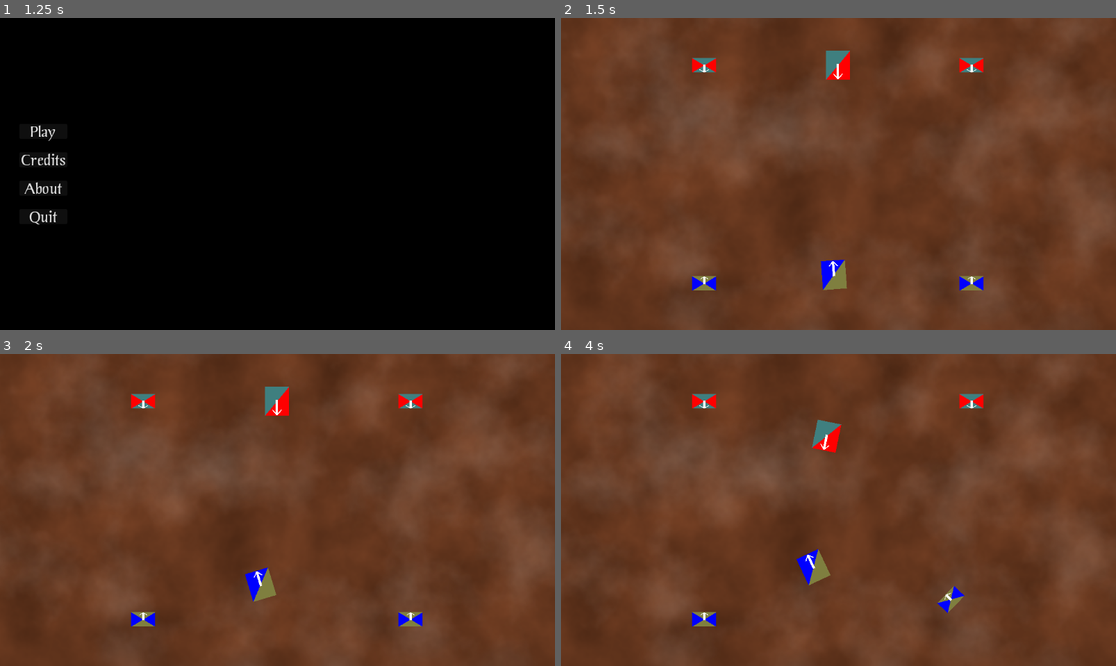
Above: before the commit, frames 1-4 (two rows, left to right).
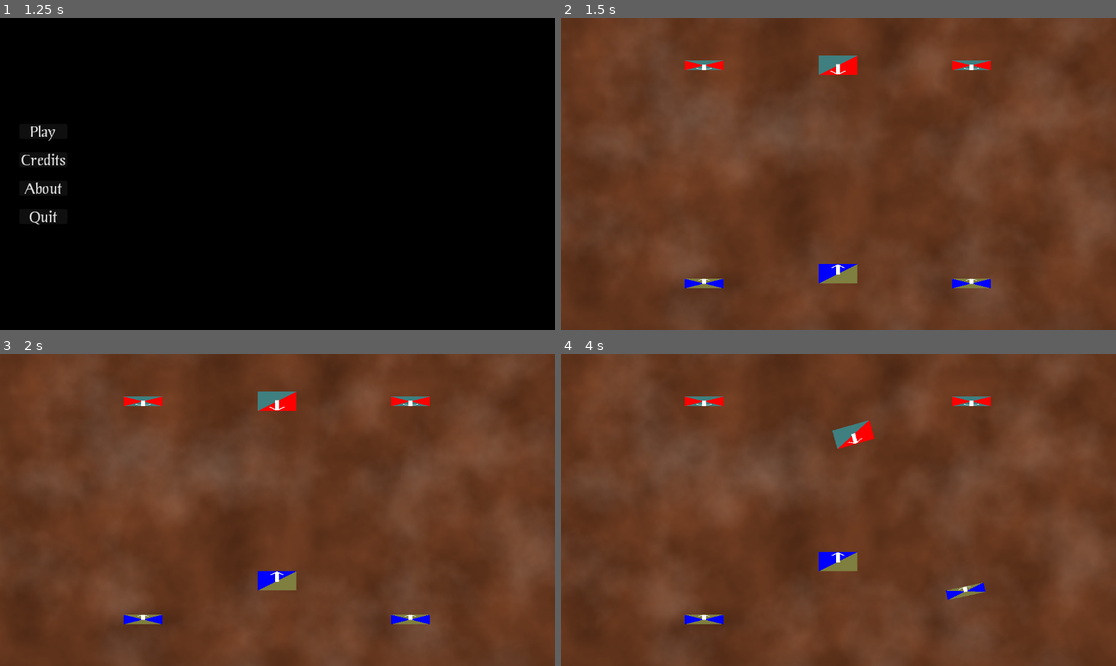
Above: after the commit, the same moments.

Repository: Habidakus/fantasy-battle
Game: Godot game, scene res://Scenes/TopLevelStateMachine.tscn
Two runs of this game, one before a commit and one after it. Both use one fixed random seed, a clock stepped at 60 frames per second and the inputs below.
Inputs (mouse positions are in pixels of both pictures, inside the frame that each line leads up to):
- Up to frame 1 (1.25 s): tap Enter at 0.5 s; move the mouse to (399, 158) at 0.52 s; click (399, 158) at 0.67 s
- Up to frame 2 (1.5 s): click "Play" at 1.25 s
- Up to frame 3 (2 s): no input
- Up to frame 4 (4 s): move the mouse to (727, 525) at 2.02 s; click (727, 525) at 2.17 s; move the mouse to (894, 441) at 2.77 s; click (894, 441) at 2.92 s; move the mouse to (810, 572) at 3.52 s; click (810, 572) at 3.67 s

Frame 1 is identical in both runs. In frame 2, 1.7% of the frame differs, in the area x 22-78%, y 10-88%; in frame 3, 1.9%; in frame 4, 2.6%, in the area x 22-78%, y 12-88%.

Commit message:
Fixed orientation of squads in memeory so that the AI is working with correct data

Diff:
--- a/Scripts/AIArmyController.gd
+++ b/Scripts/AIArmyController.gd
@@ -11,7 +11,7 @@
 
 func RequestOrders(squad : Squad) -> void:
     var game_state : GameState = _turn_engine.GenerateGameState(squad)
-    var action : ArmyControllerAction = _negamax_engine.get_best_action(game_state, 5)
+    var action : ArmyControllerAction = _negamax_engine.get_best_action(game_state, 7)
     if action != null:
         _turn_engine.SubmitAction(action)
 
--- a/Scripts/BoardState.gd
+++ b/Scripts/BoardState.gd
@@ -112,7 +112,7 @@
     var dist_to_target : float = vec_to_target.length()
     var thrust : float = squad.GetMoveDistance() if dist_to_target > squad.GetMoveDistance() else dist_to_target
     var move_vec : Vector2 = thrust * forward_dir
-    var distance_to_our_front : float = squad.GetDim().y / 2.0
+    var distance_to_our_front : float = squad.GetDepthAndWidth().y / 2.0
     var projection_vec : Vector2 = distance_to_our_front * forward_dir
 
     var facing_edge : Array[Vector2] = target.GetFacingEdge(squad.position)
--- a/Scripts/Squad.gd
+++ b/Scripts/Squad.gd
@@ -74,8 +74,8 @@
     return _units_healthy + _units_wounded <= 0
 
 func GetWoundLocation(rnd : RandomNumberGenerator) -> Vector2:
-    var dim : Vector2 = GetDim()
-    var loc : Vector2 = Vector2(rnd.randf() * dim.x, rnd.randf() * dim.y) - (dim / 2.0)
+    var depthAndWidth : Vector2 = GetDepthAndWidth()
+    var loc : Vector2 = Vector2(rnd.randf() * depthAndWidth.y, rnd.randf() * depthAndWidth.x) - (Vector2(depthAndWidth.y, depthAndWidth.x) / 2.0)
     return position + loc.rotated(rotation)
 
 func MakeFlushAgainst(edge : Array[Vector2], pointOnLine : Vector2) -> void:
@@ -90,13 +90,13 @@
     if dot < 0:
         facingDir = Vector2.ZERO - facingDir
 
-    var distance_to_our_front : float = GetDim().y / 2.0
+    var distance_to_our_front : float = GetDepthAndWidth().y / 2.0
     rotation = facingDir.angle()
     position = pointOnLine - (distance_to_our_front * facingDir )
 
 func GetInterestingPointsNearMe(distance : float) -> Array[Vector2]:
-    var dims : Vector2 = GetDim() / 2.0
-    var points : Array[Vector2] = [ dims, Vector2(-dims.x, dims.y), Vector2(-dims.x, -dims.y), Vector2(dims.x, -dims.y) ]
+    var dims : Vector2 = GetDepthAndWidth() / 2.0
+    var points : Array[Vector2] = [ Vector2(dims.y, dims.x), Vector2(-dims.y, dims.x), Vector2(-dims.y, -dims.x), Vector2(dims.y, -dims.x) ]
     for i in range(points.size()):
         points[i] = position + points[i].rotated(rotation)
     var ret_val : Array[Vector2]
@@ -106,24 +106,41 @@
         ret_val.append(dir * distance + mid_edge)
     return ret_val
 
+func GetOutline() -> Array:
+    var dims : Vector2 = GetDepthAndWidth() / 2.0
+    var points : Array[Vector2]
+    for point : Vector2 in [Vector2(dims.y, dims.x), Vector2(-dims.y, dims.x), Vector2(-dims.y, -dims.x), Vector2(dims.y, -dims.x)]:
+        points.append(position + point.rotated(rotation))
+    var ret_val : Array
+    ret_val.append([points[0], points[1], Color.BLUE]) # Flank
+    ret_val.append([points[1], points[2], Color.BLACK]) # Back
+    ret_val.append([points[2], points[3], Color.BLUE]) # Flank
+    ret_val.append([points[3], points[0], Color.GREEN]) # Front
+    return ret_val
+
 func GetPresentingFlank(attack_loc : Vector2) -> FlankType:
-    var dims : Vector2 = GetDim() / 2.0
-    var points : Array[Vector2] = [ dims, Vector2(-dims.x, dims.y), Vector2(-dims.x, -dims.y), Vector2(dims.x, -dims.y) ]
+    assert(attack_loc != position)
+    # Back up in case attack_loc is actually inside our squad
+    attack_loc = attack_loc + (attack_loc - position).normalized() * 100.0
+    var dims : Vector2 = GetDepthAndWidth() / 2.0
+    var points : Array[Vector2] = [Vector2(dims.y, dims.x), Vector2(-dims.y, dims.x), Vector2(-dims.y, -dims.x), Vector2(dims.y, -dims.x)]
     for i in range(points.size()):
         points[i] = position + points[i].rotated(rotation)
-        if i > 0:
-            var hit_point = Geometry2D.segment_intersects_segment(position, attack_loc, points[i], points[(i + 3) % 4])
-            if hit_point != null:
-                match i:
-                    1: return FlankType.Side
-                    2: return FlankType.Back
-                    3: return FlankType.Side
+    for i in range(points.size()):
+        var hit_point = Geometry2D.segment_intersects_segment(position, attack_loc, points[i], points[(i + 3) % 4])
+        if hit_point != null:
+            match i:
+                0: return FlankType.Front
+                1: return FlankType.Side
+                2: return FlankType.Back
+                3: return FlankType.Side
+    assert(not Geometry2D.is_point_in_polygon(attack_loc, points))
     assert(null != Geometry2D.segment_intersects_segment(position, attack_loc, points[0], points[3]))
     return FlankType.Front
 
 func GetFacingEdge(loc : Vector2) -> Array[Vector2]:
-    var dims : Vector2 = GetDim() / 2.0
-    var points : Array[Vector2] = [ dims, Vector2(-dims.x, dims.y), Vector2(-dims.x, -dims.y), Vector2(dims.x, -dims.y) ]
+    var dims : Vector2 = GetDepthAndWidth() / 2.0
+    var points : Array[Vector2] = [Vector2(dims.y, dims.x), Vector2(-dims.y, dims.x), Vector2(-dims.y, -dims.x), Vector2(dims.y, -dims.x)]
     for i in range(points.size()):
         points[i] = position + points[i].rotated(rotation)
     for i in range(points.size()):
@@ -141,7 +158,7 @@
 
 func CanCharge(enemy : Squad) -> bool:
     # TODO: Add cost to turn towards closest spot on enemy
-    var distance_to_our_front : float = GetDim().y / 2.0
+    var distance_to_our_front : float = GetDepthAndWidth().y / 2.0
     var facing_edge : Array[Vector2] = enemy.GetFacingEdge(position)
     if facing_edge.is_empty():
         return false
@@ -177,12 +194,20 @@
                 ret_val.append(ArmyControllerAction.CreateMelee(self, enemy))
         assert(not ret_val.is_empty())
     else:
+        var move_spots : Array[Vector2]
         for enemy : Squad in game_state.GetAllEnemy(self.GetArmy()):
             if CanCharge(enemy):
                 ret_val.append(ArmyControllerAction.CreateCharge(self, enemy))
             else:
                 for point : Vector2 in enemy.GetInterestingPointsNearMe(self.GetMoveDistance() * 0.95):
-                    ret_val.append(ArmyControllerAction.CreateMoveTowards(self, point))
+                    move_spots.append(point)
+        if move_spots.size() < 4:
+            for point in move_spots:
+                ret_val.append(ArmyControllerAction.CreateMoveTowards(self, point))
+        else:
+            move_spots.sort_custom(func(a, b) : return (a - position).length_squared() < (b - position).length_squared())
+            for i in range(3):
+                ret_val.append(ArmyControllerAction.CreateMoveTowards(self, move_spots[i]))
         ret_val.append(ArmyControllerAction.CreatePass(self))
     return ret_val
 
@@ -532,7 +557,7 @@
             var s : int = int(ceil(sqrt(GetUnits())))
             return Vector2i(s, s)
 
-func GetDim() -> Vector2:
+func GetDepthAndWidth() -> Vector2:
     var unit_dim : Vector2 = GetUnitDim(_squad_type)
     match _formation:
         Formation.LINE:
@@ -568,7 +593,7 @@
             var ranks : int = ceil(GetUnits() / float(width))
             return Vector2(unit_dim.x * width, unit_dim.y * ranks)
         _:
-            assert(false, "GetDim() with unknown formation: " + str(_formation))
+            assert(false, "GetDepthAndWidth() with unknown formation: " + str(_formation))
             return unit_dim * sqrt(GetUnits())
 
 func SetSquadType(st : SquadType) -> void:
--- a/Scripts/StatePlay.gd
+++ b/Scripts/StatePlay.gd
@@ -44,7 +44,7 @@
             var s : Squad = Squad.new()
             army.Add(s)
             var st : Squad.SquadType = Squad.SquadType.INFANTRY if i != 1 else Squad.SquadType.CAVALRY
-            s.Initialize(army, 15, st, Squad.Formation.TRIPLELINE, rnd) # DOUBLELINE)
+            s.Initialize(army, 15, st, Squad.Formation.DOUBLELINE, rnd)
             s.position.x = 20 + (1 + i) * (1130 - 20) / float(squads_per_army + 1)
             s.position.y = 23 + (0 + dy) * (627 - 23) / 8.0
             s.rotation = rot
@@ -61,6 +61,20 @@
         assert(false, str(squad) + " has no visible component")
         return
     _visible_squads[squad.id].Update(squad)
+    #DebugDrawSquad(squad)
+
+var _draw_queue : Array
+func _draw() -> void:
+    for entry : Array in _draw_queue:
+        # point, point, color
+        draw_line(entry[0], entry[1], entry[2], 10, true)
+    _draw_queue.clear()
+
+func DebugDrawSquad(squad : Squad) -> void:
+    var outline : Array = squad.GetOutline()
+    for entry in outline:
+        _draw_queue.append(entry)
+    queue_redraw()
 
 func HideSquadBecauseTheyAreDead(id : int) -> void:
     if not _visible_squads.has(id):
@@ -73,17 +87,18 @@
     var bodies_to_place : int = old_squad_stats._units_wounded - new_squad_stats._units_wounded
     var wounds_to_place : int = old_squad_stats._units_healthy - new_squad_stats._units_healthy
     for i in range(wounds_to_place):
-        var spot : Vector2 = old_squad_stats.GetWoundLocation(rnd)
+        var spot : Vector2 = new_squad_stats.GetWoundLocation(rnd)
         var wound_sprite : Sprite2D = Sprite2D.new()
         wound_sprite.texture = wound_textures[rnd.randi() % wound_textures.size()]
         wound_sprite.position = spot
         wound_sprite.rotation = rnd.randf() * 2.0 * PI
         _ground_parallax_layer.add_child(wound_sprite)
     for i in range(bodies_to_place):
-        var spot : Vector2 = old_squad_stats.GetWoundLocation(rnd)
+        var spot : Vector2 = new_squad_stats.GetWoundLocation(rnd)
         var corpse_sprite : Sprite2D = Sprite2D.new()
         corpse_sprite.texture = corpse_textures[rnd.randi() % corpse_textures.size()]
         corpse_sprite.position = spot
+        corpse_sprite.rotation = rnd.randf() - 0.5
         _ground_parallax_layer.add_child(corpse_sprite)
 
 func _process(delta: float) -> void:
--- a/Scripts/VisibleSquad.gd
+++ b/Scripts/VisibleSquad.gd
@@ -1,54 +1,54 @@
 class_name VisibleSquad extends Node2D
 
 func Config(squadType : Squad.SquadType, primaryColor : Color, secondaryColor : Color) -> void:
-	var infantryNode : Node2D = find_child("Infantry") as Node2D
-	var calvaryNode : Node2D = find_child("Calvary") as Node2D
-	var arrowNode : Node2D = find_child("Arrow") as Node2D
-	_store_polygons(arrowNode)
-	match squadType:
-		Squad.SquadType.INFANTRY:
-			infantryNode.show()
-			calvaryNode.hide()
-			_store_polygons(infantryNode)
-		Squad.SquadType.CAVALRY:
-			infantryNode.hide()
-			calvaryNode.show()
-			_store_polygons(calvaryNode)
-		_:
-			assert(false, "Unknown squad type in VisibleSquad: " + Squad.SquadType.keys()[squadType])
-			infantryNode.hide()
-			calvaryNode.hide()
-	_set_color(self, "Primary", primaryColor)
-	_set_color(self, "Secondary", secondaryColor)
+    var infantryNode : Node2D = find_child("Infantry") as Node2D
+    var calvaryNode : Node2D = find_child("Calvary") as Node2D
+    var arrowNode : Node2D = find_child("Arrow") as Node2D
+    _store_polygons(arrowNode)
+    match squadType:
+        Squad.SquadType.INFANTRY:
+            infantryNode.show()
+            calvaryNode.hide()
+            _store_polygons(infantryNode)
+        Squad.SquadType.CAVALRY:
+            infantryNode.hide()
+            calvaryNode.show()
+            _store_polygons(calvaryNode)
+        _:
+            assert(false, "Unknown squad type in VisibleSquad: " + Squad.SquadType.keys()[squadType])
+            infantryNode.hide()
+            calvaryNode.hide()
+    _set_color(self, "Primary", primaryColor)
+    _set_color(self, "Secondary", secondaryColor)
 
 func Update(squad : Squad) -> void:
-	position = squad.position
-	rotation = squad.rotation
-	_set_size(squad.GetDim())
+    position = squad.position
+    rotation = squad.rotation
+    _set_size(squad.GetDepthAndWidth())
 
 var _polygons : Dictionary = {}
 
 func _store_polygons(node : Node) -> void:
-	for child : Node in node.get_children():
-		var p :Polygon2D = child as Polygon2D
-		if p == null:
-			continue
-		var copy_poly : PackedVector2Array = PackedVector2Array(p.polygon)
-		_polygons[p] = copy_poly
+    for child : Node in node.get_children():
+        var p :Polygon2D = child as Polygon2D
+        if p == null:
+            continue
+        var copy_poly : PackedVector2Array = PackedVector2Array(p.polygon)
+        _polygons[p] = copy_poly
 
-func _set_size(dim : Vector2) -> void:
-	var x_mult = dim.y / 20.0
-	var y_mult = dim.x / 20.0
-	for p : Polygon2D in _polygons.keys():
-		for i in range(_polygons[p].size()):
-			p.polygon[i] = Vector2(x_mult * _polygons[p][i].x,y_mult * _polygons[p][i].y)
+func _set_size(depthAndWidth : Vector2) -> void:
+    var depth_mult = depthAndWidth.y / 20.0
+    var width_mult = depthAndWidth.x / 20.0
+    for p : Polygon2D in _polygons.keys():
+        for i in range(_polygons[p].size()):
+            p.polygon[i] = Vector2(depth_mult * _polygons[p][i].x, width_mult * _polygons[p][i].y)
 
 func _set_color(node : Node, prefix : String, color : Color) -> void:
-	var _len : int = prefix.length()
-	for child : Node in node.get_children():
-		if child.name.substr(0, _len) == prefix:
-			var p : Polygon2D = child as Polygon2D
-			if p != null:
-				p.color = color
-				#print("Updating %s to use color %s (%s)" % [p, color, p.color])
-		_set_color(child, prefix, color)
+    var _len : int = prefix.length()
+    for child : Node in node.get_children():
+        if child.name.substr(0, _len) == prefix:
+            var p : Polygon2D = child as Polygon2D
+            if p != null:
+                p.color = color
+                #print("Updating %s to use color %s (%s)" % [p, color, p.color])
+        _set_color(child, prefix, color)
